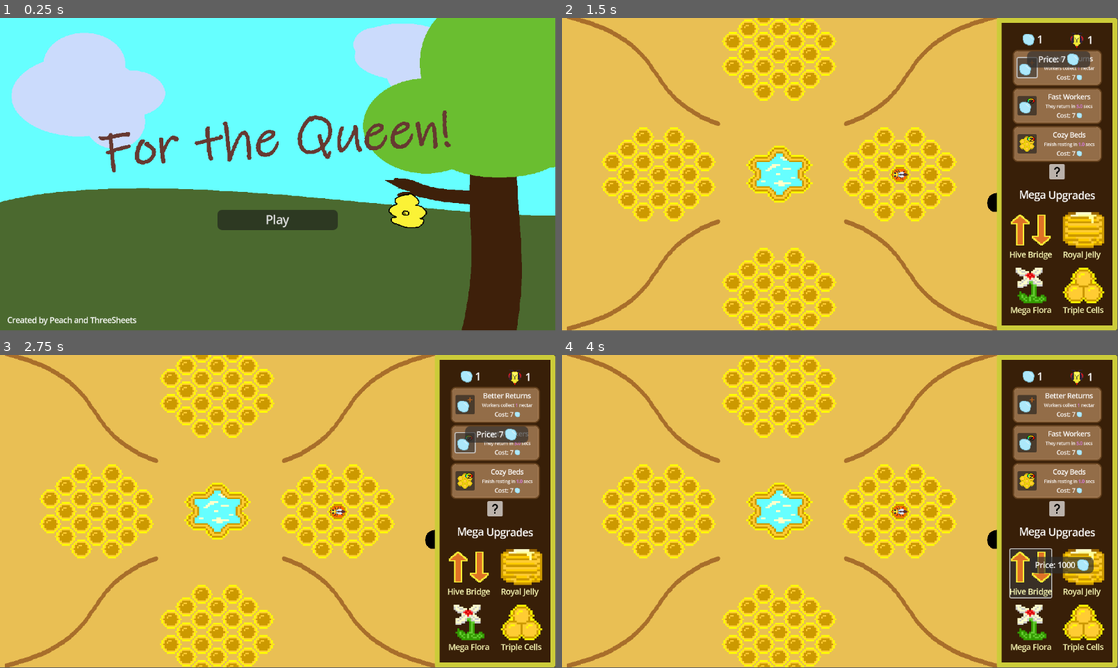
Above: before the commit, frames 1-4 (two rows, left to right).
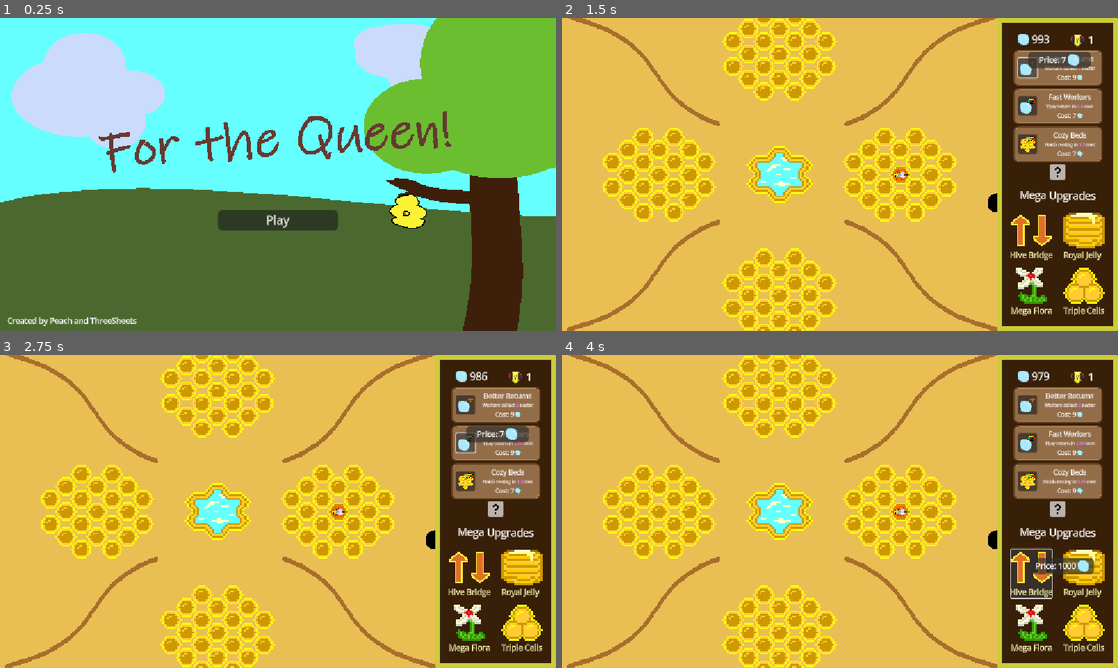
Above: after the commit, the same moments.

Repository: SBSoftwareDev/brainless
Game: Godot game, scene res://src/scenes/menu.tscn
The game is run twice, just before and just after one commit, with the same random seed, the same clock (stepped at 60 frames per second) and the same inputs.
Inputs (mouse positions are in pixels of both pictures, inside the frame that each line leads up to):
- Up to frame 1 (0.25 s): no input
- Up to frame 2 (1.5 s): click "Play" at 0.5 s; click (1029, 68) at 1.25 s
- Up to frame 3 (2.75 s): click (467, 442) at 2 s
- Up to frame 4 (4 s): click (1029, 480) at 2.75 s; click (1029, 574) at 3.5 s
In our replay, the window is 799x449 before the commit and 800x450 after it. These sizes can differ from the game's own. Grey fills any space a smaller window leaves; there, only what the larger window draws over its background counts as a difference.

The runs differ from the first frame. In frame 1, 1.9% of the frame differs, in the area x 0-100%, y 0-100%; in frame 2, 8.0%; in frame 3, 8.0%; in frame 4, 8.3%.

Commit message:
fixed bees spawning when buying upgrades

Diff:
--- a/project.godot
+++ b/project.godot
@@ -18,6 +18,8 @@
 [display]
 
 window/size/always_on_top=true
+window/stretch/mode="canvas_items"
+window/stretch/aspect="keep_width"
 
 [gui]
 
--- a/src/scenes/control.tscn
+++ b/src/scenes/control.tscn
@@ -94,6 +94,7 @@
 anchor_left = 1.0
 anchor_right = 1.0
 anchor_bottom = 1.0
+offset_left = -250.0
 grow_horizontal = 0
 grow_vertical = 2
 theme_override_styles/panel = SubResource("StyleBoxFlat_hy5tx")
--- a/src/scenes/empty_cell.tscn
+++ b/src/scenes/empty_cell.tscn
@@ -24,5 +24,6 @@
 position = Vector2(-15, -15)
 polygon = PackedVector2Array(-2, -5, 2, -5, 6, 0, 2, 5, -2, 5, -6, 0)
 
+[connection signal="input_event" from="Area2D" to="." method="_on_area_2d_input_event"]
 [connection signal="mouse_entered" from="Area2D" to="." method="_on_area_2d_mouse_entered"]
 [connection signal="mouse_exited" from="Area2D" to="." method="_on_area_2d_mouse_exited"]
--- a/src/scripts/control.gd
+++ b/src/scripts/control.gd
@@ -204,3 +204,19 @@
 func _on_triple_cells_button_mouse_exited() -> void:
 	price_panel.visible = false
 	price_panel.upgrades_panel = false
+
+
+func _on_cell_area_mouse_exited() -> void:
+	price_panel.upgrades_panel = true
+
+
+func _on_cell_area_mouse_entered() -> void:
+	price_panel.upgrades_panel = false
+
+
+func _on_upgrade_area_mouse_entered() -> void:
+	price_panel.upgrades_panel = true
+
+
+func _on_upgrade_area_mouse_exited() -> void:
+	price_panel.upgrades_panel = false
--- a/src/scripts/economy.gd
+++ b/src/scripts/economy.gd
@@ -1,6 +1,6 @@
 extends Node
 
-var nectar :int = 1
+var nectar :int = 1000
 var bees :int = 0
 
 var cell_price = 4
--- a/src/scripts/empty_cell.gd
+++ b/src/scripts/empty_cell.gd
@@ -15,7 +15,7 @@
 	price_panel.visible = false
 
 func _process(_delta: float) -> void:
-	process_input()
+	pass
 
 func _on_area_2d_mouse_entered() -> void:
 	#empty_cell.texture = load("res://assets/img/cell/cell_sprite_locked_highlighted.png")
@@ -29,9 +29,7 @@
 	price_panel.visible = false
 	mouseInside = false
 
-func process_input() -> void:
-	if mouseInside && Input.is_action_just_pressed("Select"):
-		replaceSelf()
+
 
 func replaceSelf() -> void:
 	var bought :bool = economy.buyCell()
@@ -46,3 +44,8 @@
 			get_tree().change_scene_to_file("res://src/scenes/end.tscn")
 	else:
 		return
+
+
+func _on_area_2d_input_event(_viewport: Node, event: InputEvent, _shape_idx: int) -> void:
+	if mouseInside && event.is_action_released("Select"):
+		replaceSelf()
Binary file changed: assets/img/spritesheet/HelpCard.png
Not shown, added: build/index.apple-touch-icon.png.import
Not shown, added: build/index.icon.png.import
Not shown, added: build/index.png.import
Not shown, added: export_presets.cfg
Not shown, added: build/build.zip
Not shown, added: build/index.apple-touch-icon.png
Not shown, added: build/index.audio.position.worklet.js
Not shown, added: build/index.audio.worklet.js
Not shown, added: build/index.html
Not shown, added: build/index.icon.png
Not shown, added: build/index.js
(and 3 more such lines)
